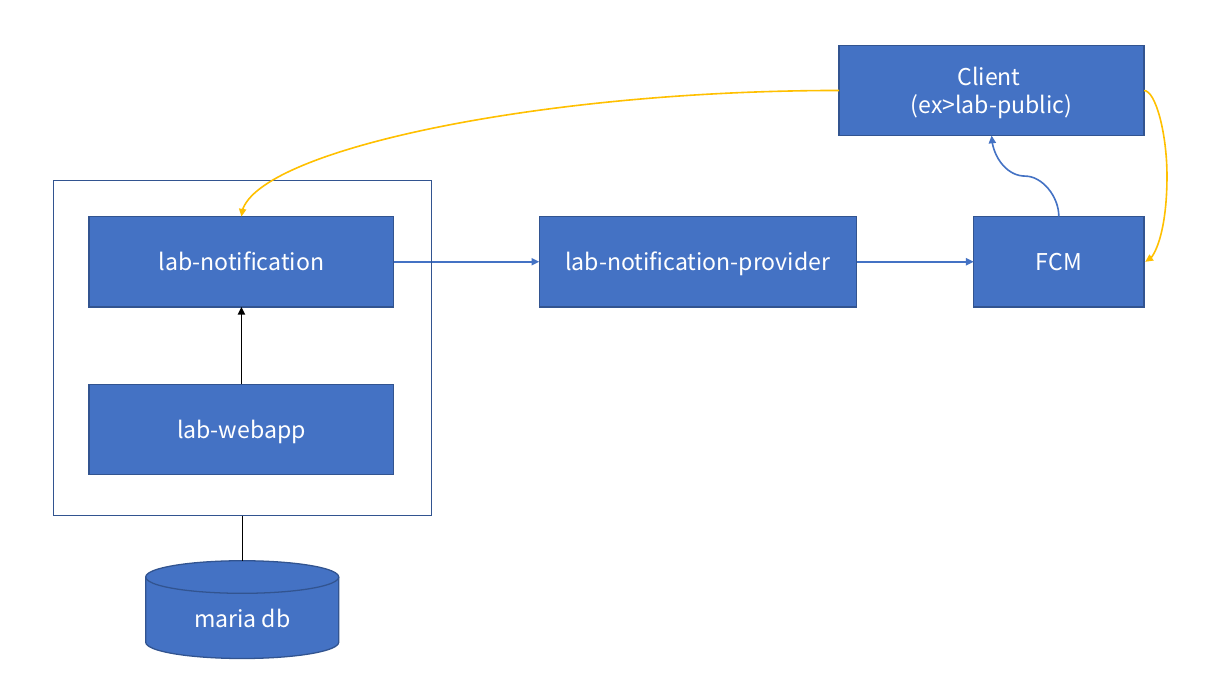
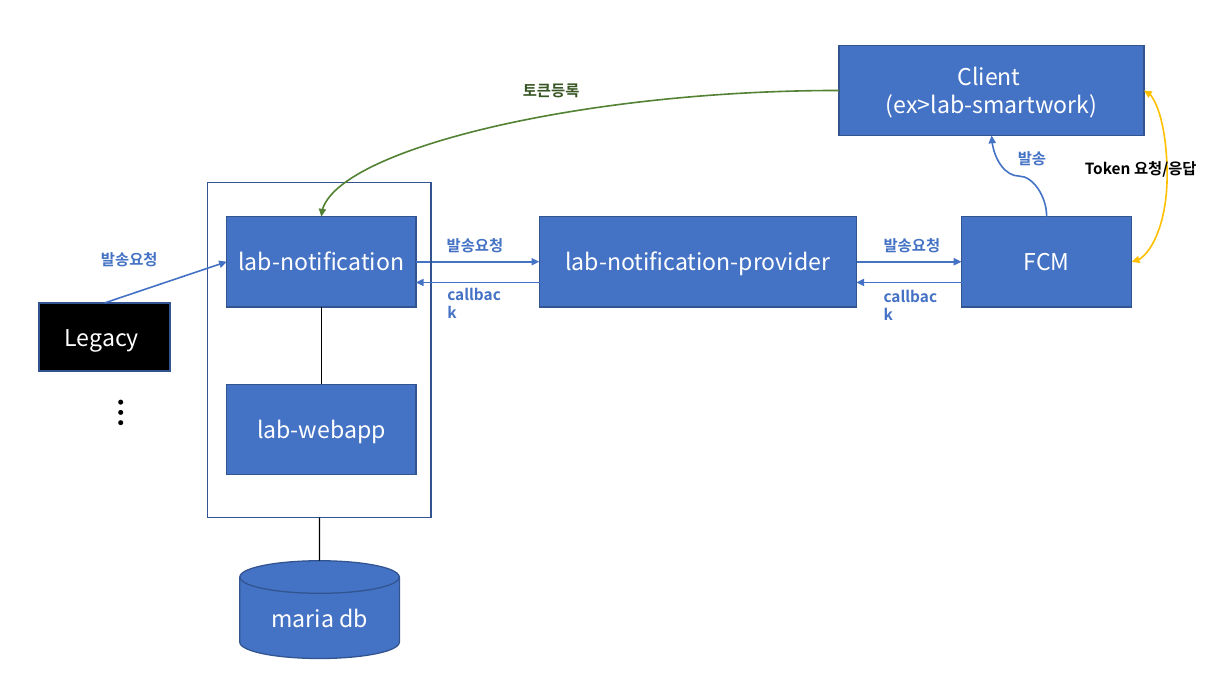
Before and after one commit to hyeonkyun/lab-notification, a slide deck: slide 1 of documents/lab 프로젝트 기본 구조.pptx. Drawn at 1232x693 pixels with LibreOffice and Linux fonts; fonts in the diff are those of the drawing. Boxes give left, top, right and bottom in pixels: in the first picture for what was removed or moved away, otherwise in the second. Text is boxed around its words. In the diff, an @@ line names an element or a change of style, - is before the commit and + after.

```diff
--- a/documents/lab 프로젝트 기본 구조.pptx
+++ b/documents/lab 프로젝트 기본 구조.pptx
@@ text added at [523,83,580,98], 12 pt, text #385723, bold @@
+토큰등록
@@ curved arrow moved from (839, 91) - (241, 216) to (839, 91) - (322, 216) @@
@@ curved arrow (839, 91) - (322, 216): stroke #FFC000 1.25 pt to #548235 1.25 pt @@
@@ text in rectangle at [886,94,1097,118]: text changed @@
-(ex>lab-public)
+(ex>lab-smartwork)
@@ curved arrow moved from (1144, 91) - (1146, 262) to (1144, 91) - (1132, 262) @@
@@ curved arrow (1144, 91) - (1132, 262): curved arrow to curved double arrow @@
@@ curved arrow moved from (1059, 216) - (992, 136) to (1047, 216) - (992, 136) @@
@@ text added at [1018,151,1046,166], 12 pt, text #4472C4, bold @@
+발송
@@ text added at [1085,158,1197,178], 12 pt, text #000000, bold @@
+Token 요청/응답
@@ rectangle: place and size @@
-rectangle at [54,180,432,516]
+rectangle at [208,182,432,518]
@@ rectangle "lab-notification": place and size @@
-rectangle "lab-notification" at [89,216,394,307]
+rectangle "lab-notification" at [226,216,416,307]
@@ text added at [447,238,504,253], 12 pt, text #4472C4, bold @@
+발송요청
@@ text added at [884,238,941,253], 12 pt, text #4472C4, bold @@
+발송요청
@@ rectangle "FCM": place and size @@
-rectangle "FCM" at [974,216,1145,307]
+rectangle "FCM" at [961,216,1132,307]
@@ text added at [101,252,158,267], 12 pt, text #4472C4, bold @@
+발송요청
@@ arrow added from (104, 303) to (226, 262), #4472C4 1.25 pt @@
@@ arrow moved from (394, 262) - (540, 262) to (416, 262) - (540, 262) @@
@@ arrow moved from (857, 262) - (974, 262) to (857, 262) - (961, 262) @@
@@ arrow added from (541, 283) to (416, 283), #4472C4 1.25 pt @@
@@ text added at [438,280,516,308], 12 pt, text #4472C4, bold @@
+callback
@@ arrow added from (974, 283) to (857, 283), #4472C4 1.25 pt @@
@@ text added at [874,283,952,311], 12 pt, text #4472C4, bold @@
+callback
@@ rectangle added at [39,303,170,372], fill #000000, outline #325491 1 pt, 18 pt, text #FFFFFF @@
+Legacy
@@ arrow moved from (241, 384) - (241, 307) to (322, 384) - (322, 307) @@
@@ arrow (322, 384) - (322, 307): arrow to line @@
@@ text added at [89,388,145,425], 24 pt, text #000000, bold @@
+…
@@ rectangle "lab-webapp": place and size @@
-rectangle "lab-webapp" at [89,384,394,475]
+rectangle "lab-webapp" at [226,384,416,475]
@@ line moved from (242, 516) - (242, 561) to (320, 518) - (320, 561) @@
@@ cylinder "maria db": place and size @@
-cylinder "maria db" at [146,561,339,659]
+cylinder "maria db" at [240,561,400,659]
```
Also in this commit, not shown: 2 other files.
